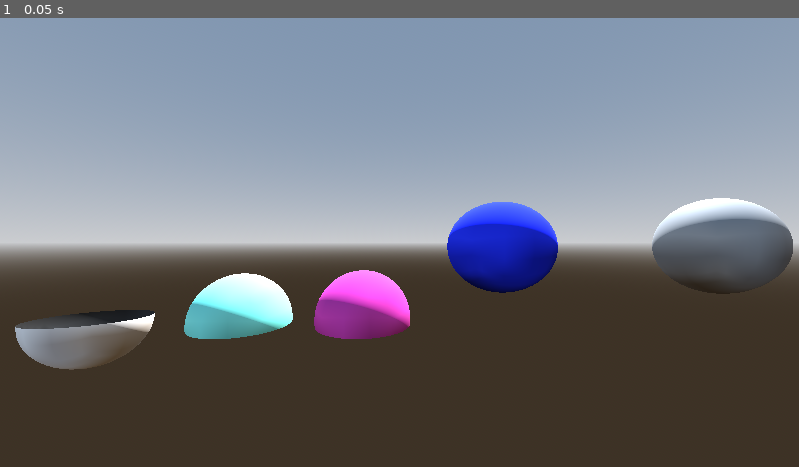
Above: before the commit, frame 1.
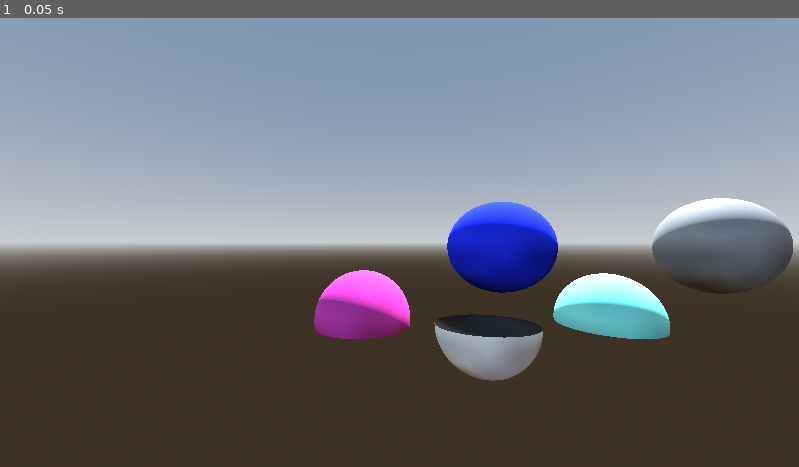
Above: after the commit, the same moment.

Repository: cpoll/sandbox-godot
Game: Godot game, scene res://main.tscn
Same seed, same stepped clock (60 frames per second), same inputs: the game is played once before the commit and once after it.
Inputs:
- Up to frame 1 (0.05 s): no input

The runs differ from the first frame. In frame 1, 6.2% of the frame differs, in the area x 1-84%, y 56-81%.

Commit message:
add screenspaced texture experiment

Diff:
--- /dev/null
+++ b/Experiments/ScreenspacedTexture/ScreenspacedTexture.gdshader
@@ -0,0 +1,21 @@
+shader_type spatial;
+render_mode unshaded;
+
+/**
+* Texture to use for screenspaced background. CompressedTexture2D with an image is usually good.
+*/
+uniform sampler2D screenspaced_texture;
+uniform float tiling_scale = 1.0;
+
+void fragment() {
+    // Pick which part of the screenspaced_texture to draw based on our screen position (FRAGCOORD)
+
+    // TODO: If instead of using FRAGCOORD, we use a uniform position (object's position) that we set, would that look nicer?
+    // Using world_position calculated in vector() looks off because it gets wrapped around the sphere.
+	vec2 uv = FRAGCOORD.xy;
+	vec2 tiling_uv = uv / tiling_scale;
+	vec4 result = texture(screenspaced_texture, tiling_uv);
+
+	ALBEDO = result.rgb;
+	ALPHA = result.a;
+}
--- /dev/null
+++ b/Experiments/ScreenspacedTexture/ScreenspacedTexture.tres
@@ -0,0 +1,11 @@
+[gd_resource type="ShaderMaterial" load_steps=3 format=3 uid="uid://bbl1q17sknwmr"]
+
+[ext_resource type="Shader" uid="uid://jns23iiua47u" path="res://Experiments/ScreenspacedTexture/ScreenspacedTexture.gdshader" id="1_rvjvo"]
+[ext_resource type="Texture2D" uid="uid://p63v5pdy3ve7" path="res://Experiments/ScreenspacedTexture/pexels-benjamin-walsham-159059246-11272091.jpg" id="2_5mx06"]
+
+[resource]
+render_priority = 0
+shader = ExtResource("1_rvjvo")
+shader_parameter/screenspaced_texture = ExtResource("2_5mx06")
+shader_parameter/tiling_scale = 1000.0
+shader_parameter/outline_width = 10.0
--- /dev/null
+++ b/Experiments/ScreenspacedTexture/ScreenspacedTexture.tscn
@@ -0,0 +1,11 @@
+[gd_scene load_steps=3 format=3 uid="uid://df6xeisii7745"]
+
+[ext_resource type="Material" uid="uid://bbl1q17sknwmr" path="res://Experiments/ScreenspacedTexture/ScreenspacedTexture.tres" id="1_6f75t"]
+
+[sub_resource type="SphereMesh" id="SphereMesh_od3dc"]
+material = ExtResource("1_6f75t")
+
+[node name="ScreenspacedStars" type="Node3D"]
+
+[node name="MeshInstance3D" type="MeshInstance3D" parent="."]
+mesh = SubResource("SphereMesh_od3dc")
--- a/Materials/burn2.tres
+++ b/Materials/burn2.tres
@@ -29,10 +29,15 @@
     // This doesn't seem to work as a pass-through... If the alpha is 0.0, we see the material underneath.
     // and if it's 1.0, we only see the burn material (white albedo, unless it's the red edge effect).
 
+    // what does mix() do?
+
+    // For reference, someone else's implementation: https://www.youtube.com/watch?v=f5doW7mF2mw
+
     // If the alpha is only slightly above the burn_thresh, color it red to look like a burning edge
     // TODO: This can be a step or something, right?
     if(a > burn_thresh && a < (burn_thresh+0.1)) {
         ALBEDO = vec3(1.0, 0.0, 0.0);
+        EMISSION = vec3(1.0, 0.0, 0.0);
     }
 
 
--- a/Shaders/test.tres
+++ b/Shaders/test.tres
@@ -191,6 +191,7 @@
 
 }
 "
+graph_offset = Vector2(135.077, 43.3071)
 modes/cull = 2
 varyings/WorldPos = "0,4"
 varyings/Vertex = "0,4"
--- a/main.tscn
+++ b/main.tscn
@@ -7,6 +7,7 @@
 [ext_resource type="SphereMesh" uid="uid://msel4q8lagkv" path="res://Materials/burn.tres" id="5_272bh"]
 [ext_resource type="Shader" uid="uid://nydrj3b4jffy" path="res://Shaders/test.tres" id="5_lquwl"]
 [ext_resource type="Material" uid="uid://ckckoehlw40pa" path="res://Materials/burn2.tres" id="7_5vw27"]
+[ext_resource type="PackedScene" uid="uid://df6xeisii7745" path="res://Experiments/ScreenspacedTexture/ScreenspacedTexture.tscn" id="8_5vw27"]
 
 [sub_resource type="ProceduralSkyMaterial" id="ProceduralSkyMaterial_7dm0k"]
 sky_horizon_color = Color(0.662243, 0.671743, 0.686743, 1)
@@ -79,7 +80,7 @@
 surface_material_override/0 = ExtResource("1_ig7tw")
 
 [node name="WarpEffect" type="MeshInstance3D" parent="."]
-transform = Transform3D(1, 0, 0, 0, 0.998241, 0.059289, 0, -0.059289, 0.998241, -3.44043, 0.570132, 0.0265848)
+transform = Transform3D(1, 0, 0, 0, 0.998241, 0.059289, 0, -0.059289, 0.998241, 0.632069, 0.570132, 0.256657)
 mesh = SubResource("SphereMesh_0xm2m")
 skeleton = NodePath("../ShaderSphere")
 surface_material_override/0 = ExtResource("2_0xm2m")
@@ -89,17 +90,17 @@
 mesh = SubResource("SphereMesh_lquwl")
 
 [node name="WarpVisual" type="MeshInstance3D" parent="."]
-transform = Transform3D(1, 0, 0, 0, 1, 0, 0, 0, 1, -1.88094, 0.534724, 0)
+transform = Transform3D(1, 0, 0, 0, 1, 0, 0, 0, 1, 1.9901, 0.534724, 0)
 material_override = SubResource("ShaderMaterial_lquwl")
 mesh = SubResource("SphereMesh_7mycd")
 
 [node name="MeshInstance3D2" type="MeshInstance3D" parent="."]
-transform = Transform3D(1, 0, 0, 0, 1, 0, 0, 0, 1, -8.18615, 0.765894, 0.0985165)
+transform = Transform3D(1, 0, 0, 0, 1, 0, 0, 0, 1, -10.1432, 0.765894, 0.0985165)
 mesh = ExtResource("5_272bh")
 surface_material_override/0 = SubResource("ShaderMaterial_5vw27")
 
 [node name="Texture2d" type="MeshInstance3D" parent="."]
-transform = Transform3D(1, 0, 0, 0, 1, 0, 0, 0, 1, -5.39954, 0.757518, 0.197033)
+transform = Transform3D(1, 0, 0, 0, 1, 0, 0, 0, 1, -11.4749, 0.757518, 0.197033)
 mesh = ExtResource("5_272bh")
 skeleton = NodePath("../MeshInstance3D2")
 surface_material_override/0 = ExtResource("7_5vw27")
@@ -107,3 +108,6 @@
 [node name="Burningball" type="MeshInstance3D" parent="."]
 transform = Transform3D(1, 0, 0, 0, 1, 0, 0, 0, 1, 0.903358, 1.31528, -0.154216)
 mesh = SubResource("SphereMesh_4c57u")
+
+[node name="ScreenspacedStars" parent="." instance=ExtResource("8_5vw27")]
+transform = Transform3D(1, 0, 0, 0, 1, 0, 0, 0, 1, -8.66986, 0.604223, -0.0848252)
Not shown, added: Experiments/ScreenspacedTexture/ScreenspacedTexture.gdshader.uid
Binary file added: Experiments/ScreenspacedTexture/pexels-benjamin-walsham-159059246-11272091.jpg
Not shown, added: Experiments/ScreenspacedTexture/pexels-benjamin-walsham-159059246-11272091.jpg.import
Not shown: 1 places in main.tscn that only renumber resources
